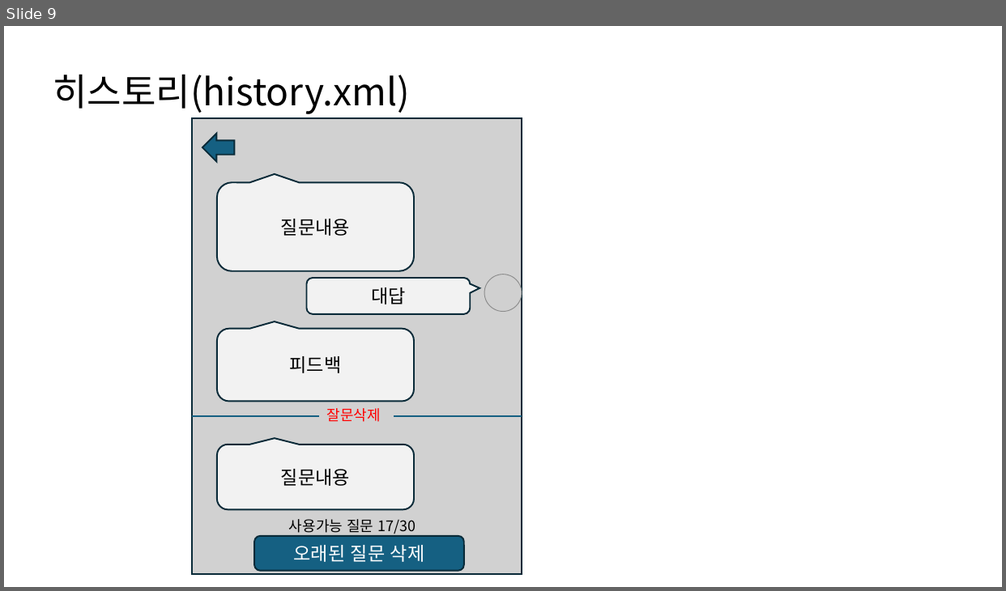
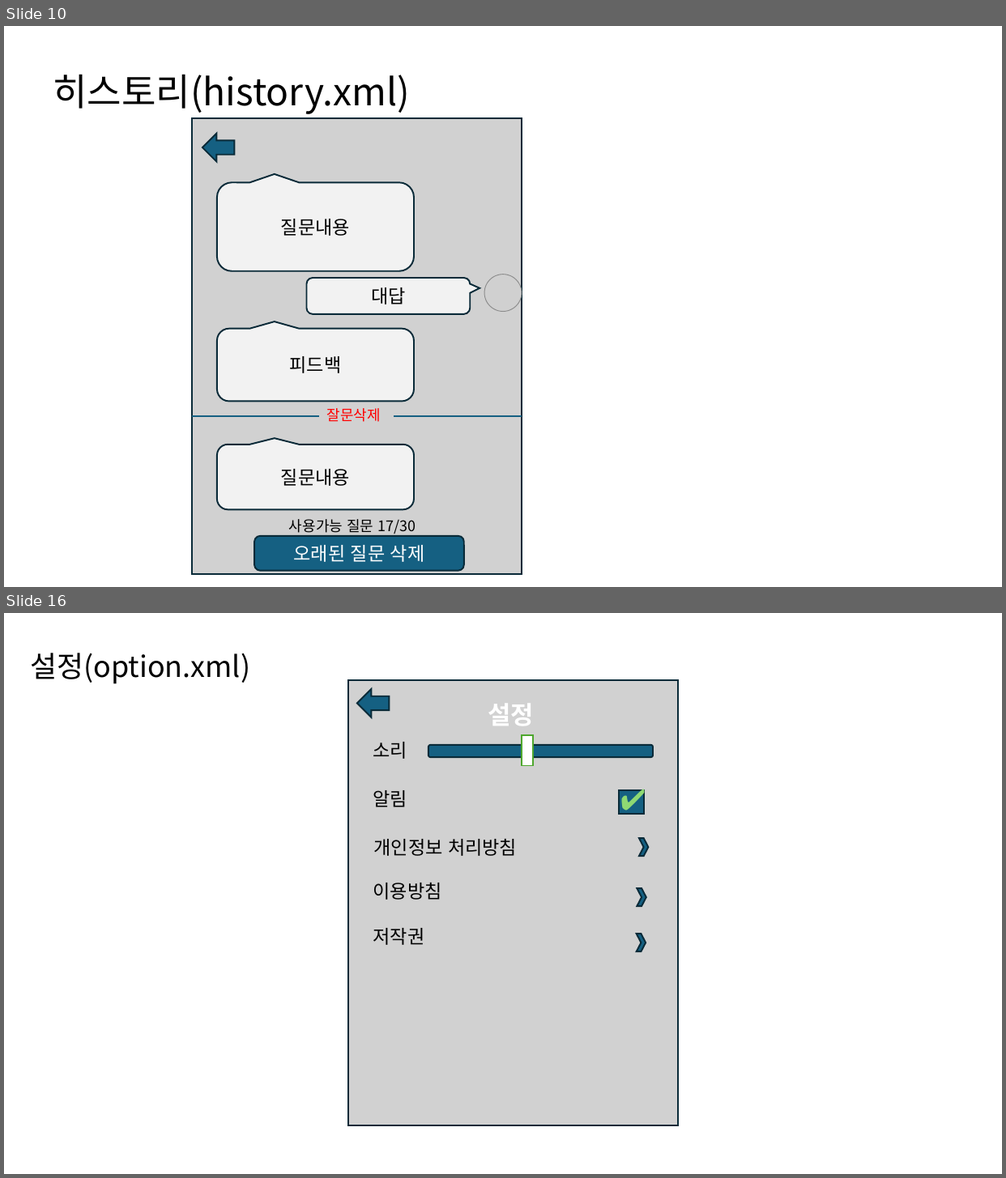
Before and after one commit to KIMSMING/AICO, a slide deck: 설계서/에코 화면 설계서0401.pptx. Shown one above the other, each under a label of ours: slide 9 before the commit, slides 10 and 16 after it; the slides between them are not shown. The pictures are 1006x591 and 1006x1178 pixels, drawn with LibreOffice and Linux fonts; fonts in the diff are those of the drawing; grey boxes stand for pictures. Boxes give left, top, right and bottom in pixels: in the first picture for what was removed or moved away, otherwise in the second. Text is boxed around its words. In the diff, an @@ line names an element or a change of style, - is before the commit and + after.

```diff
--- a/설계서/에코 화면 설계서0401.pptx
+++ b/설계서/에코 화면 설계서0401.pptx
@@ slide 16 added at [4, 613, 1002, 1174], background #FFFFFF @@
@@ title added at [30, 653, 250, 684], 28 pt, text #000000 @@
+설정(option.xml)
@@ rectangle added at [348, 680, 679, 1126], fill #D1D1D1, outline #092A39 1.5 pt @@
@@ left arrow added at [357, 689, 390, 717], fill #156082, outline #092A39 1.5 pt @@
@@ text added at [488, 704, 535, 726], 24 pt, text #FFFFFF, bold @@
+설정
@@ text added at [373, 742, 408, 759], 18 pt, text #000000 @@
+소리
@@ rounded rectangle added at [428, 745, 653, 756], fill #156082, outline #092A39 1.5 pt @@
@@ rectangle added at [522, 736, 533, 766], fill #FFFFFF, outline #4EA72E 1.5 pt @@
@@ text added at [373, 790, 408, 807], 18 pt, text #000000 @@
+알림
@@ text added at [612, 786, 650, 818], 28 pt, text #8ED973 @@
+✔
@@ rectangle added at [620, 790, 644, 815], fill #156082, outline #092A39 1.5 pt @@
@@ text added at [374, 839, 517, 856], 18 pt, text #000000 @@
+개인정보 처리방침
@@ chevron added at [639, 838, 648, 856], fill #156082, outline #092A39 1.5 pt @@
@@ text added at [373, 883, 442, 900], 18 pt, text #000000 @@
+이용방침
@@ chevron added at [637, 888, 646, 906], fill #156082, outline #092A39 1.5 pt @@
@@ text added at [373, 928, 425, 945], 18 pt, text #000000 @@
+저작권
@@ chevron added at [637, 934, 646, 952], fill #156082, outline #092A39 1.5 pt @@
@@ what was slide 9 is now slide 10 @@
```
Also in this commit, not shown: 2 slides changed, 4 other slides added.
